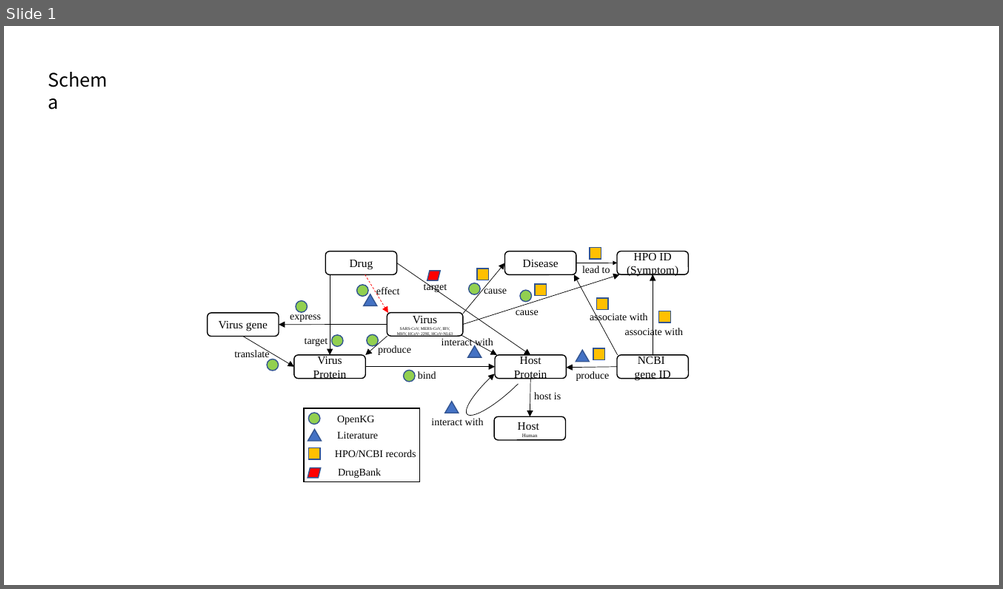
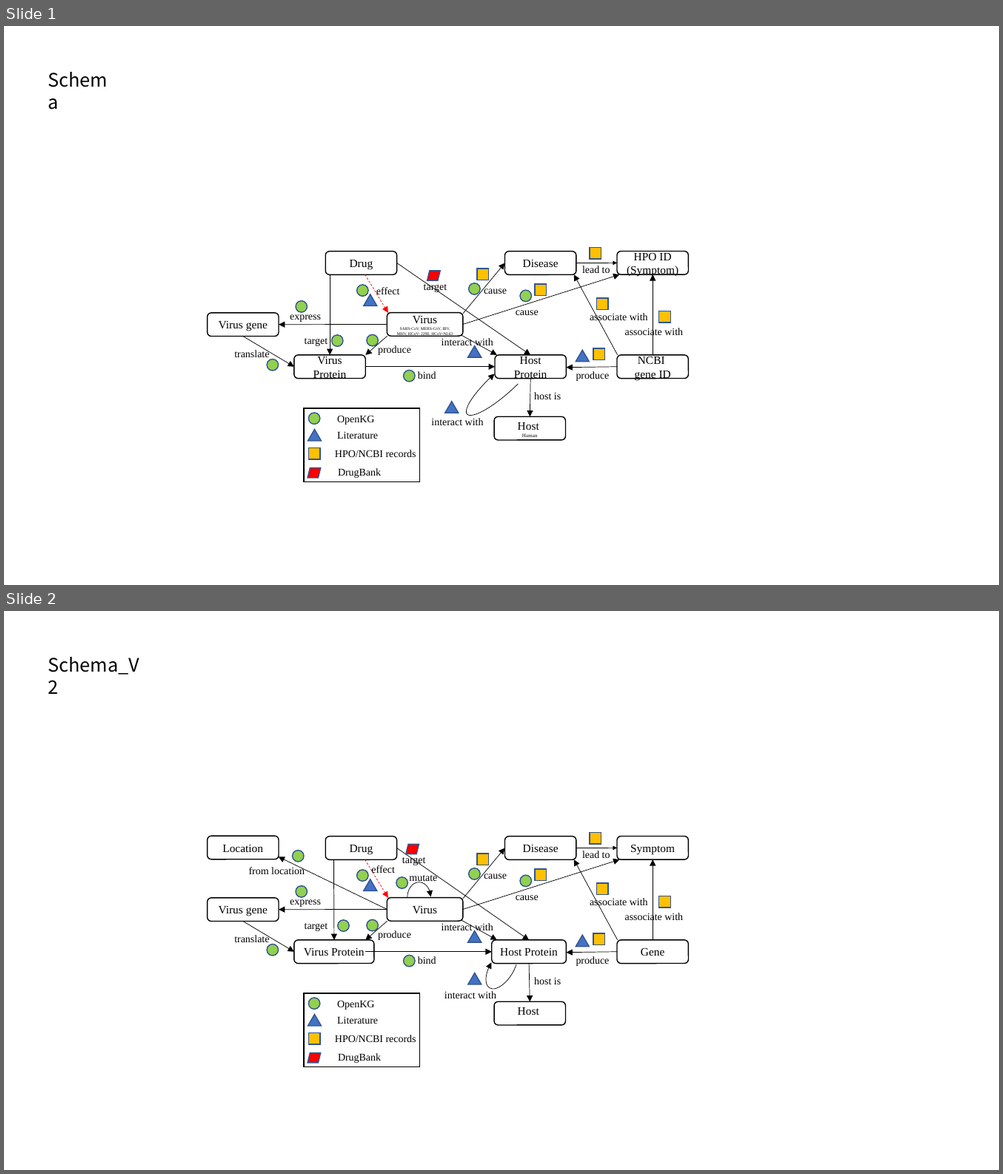
Before and after one commit to Sheldon2016/covid19kg, a slide deck: data/HPO/schema.pptx. Shown one above the other, each under a label of ours: slide 1 before the commit, slides 1 and 2 after it. The pictures are 1003x589 and 1003x1174 pixels, drawn with LibreOffice and Linux fonts; fonts in the diff are those of the drawing. Boxes give left, top, right and bottom in pixels: in the first picture for what was removed or moved away, otherwise in the second. Text is boxed around its words. In the diff, an @@ line names an element or a change of style, - is before the commit and + after.

```diff
--- a/data/HPO/schema.pptx
+++ b/data/HPO/schema.pptx
@@ slide 2 added at (4,611,999,1170), background #FFFFFF @@
@@ text added at (48,657,139,675), 18 pt, text #000000 @@
+Schema_V2
@@ rounded rectangle added at (207,836,279,860), outline #000000 1 pt, 11 pt, text #000000 @@
+Location
@@ ellipse added at (292,851,303,862), fill #92D050, outline #325491 1 pt @@
@@ text added at (249,866,304,874), 10 pt, text #000000 @@
+from location
@@ arrow added from (387, 909) to (279, 857), #000000 0.5 pt @@
@@ text added at (409,873,437,884), 10 pt, text #000000 @@
+mutate
@@ ellipse added at (396,877,407,889), fill #92D050, outline #325491 1 pt @@
@@ arc (boxed as its full ellipse) added at (407,882,431,912), outline #000000 0.5 pt @@
@@ group added at (207,832,688,1068): 20 texts, 15 arrows, 9 rounded rectangles, 9 ellipses, 8 rectangles, 5 triangles, 2 parallelograms, 1 arc (boxed as its full ellipse) @@
+Host
+Virus Protein
+Host Protein
+Virus
+produce
+bind
+Drug
+Gene
+Symptom
+produce
+associate with
+Disease
+lead to
+cause
+interact with
+effect
+target
+host is
+OpenKG
+Literature
+HPO/NCBI records
+Virus gene
+express
+translate
+associate with
+target
+DrugBank
+cause
+interact with
```
Also in this commit, not shown: 1 other file.
